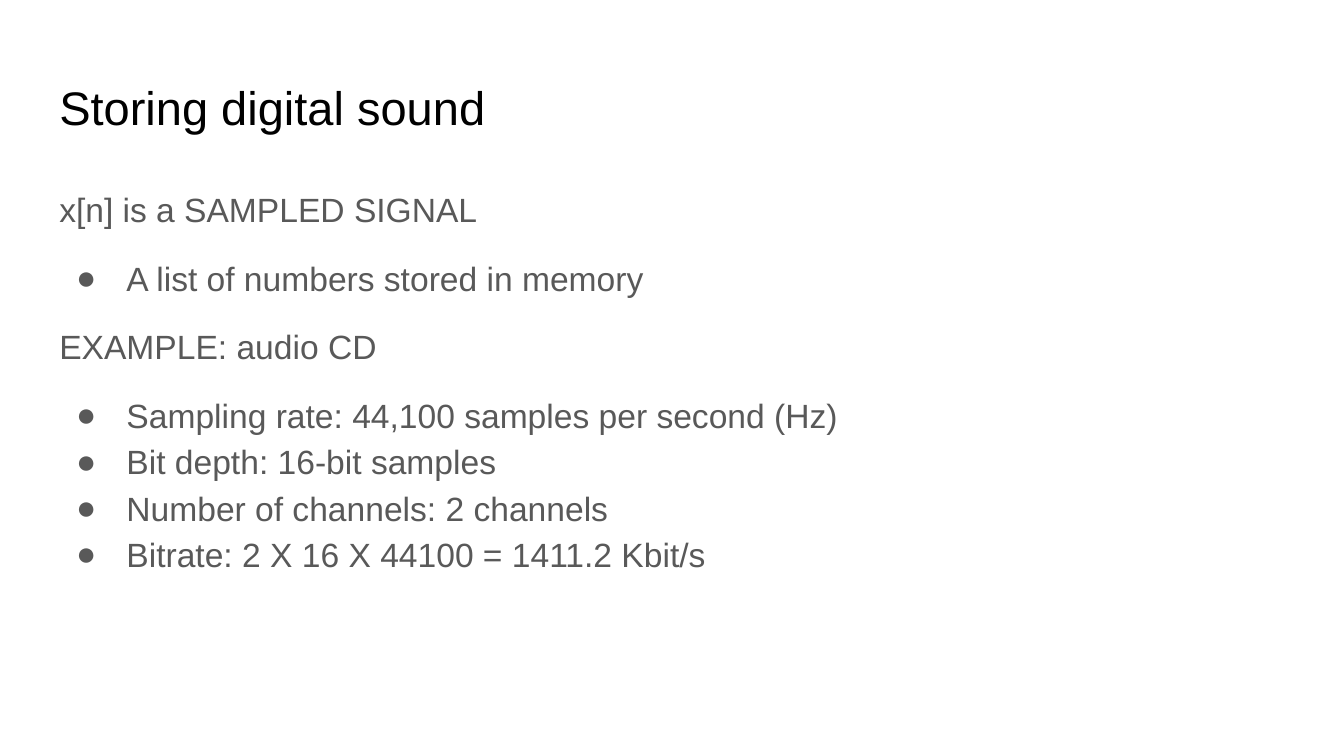
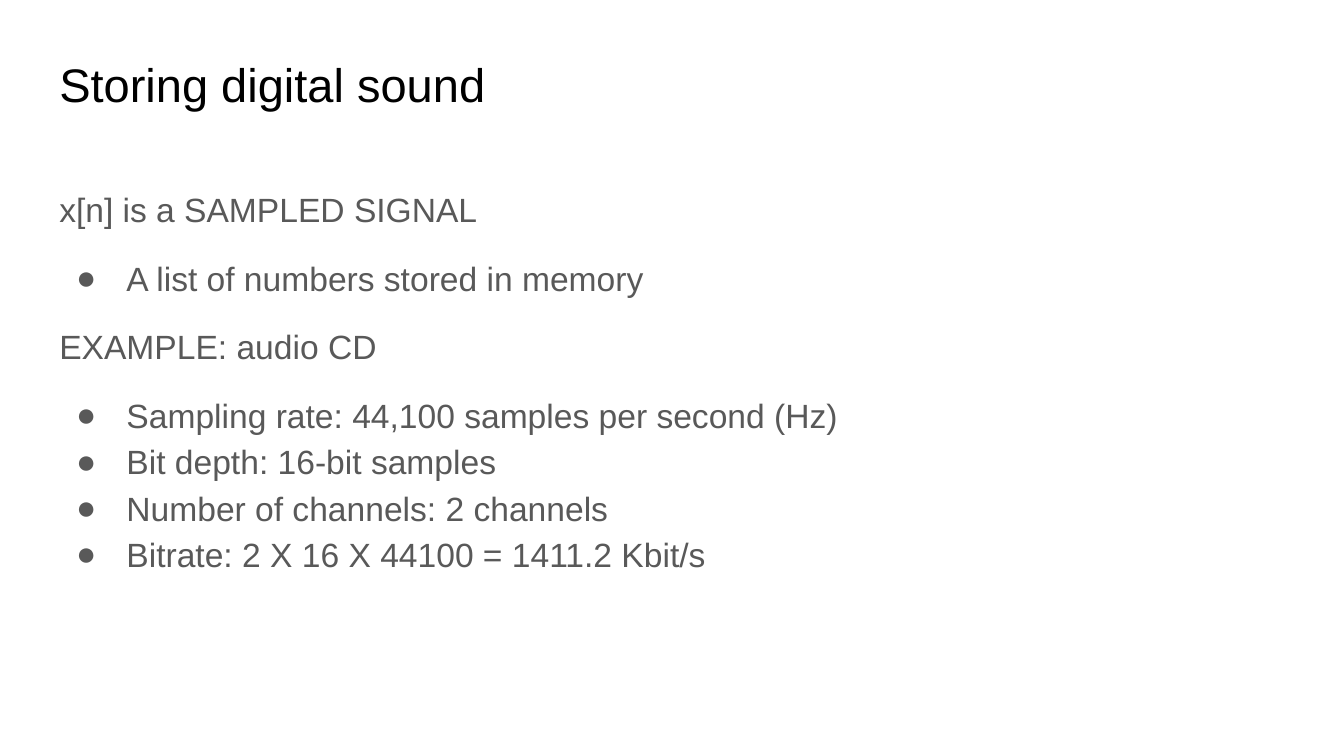
Before and after one commit to xserra/audio-coding-materials, a slide deck: slide 4 of lectures/1. Introduction to audio coding.pptx. Drawn at 1344x756 pixels with LibreOffice and Linux fonts; fonts in the diff are those of the drawing. Boxes give left, top, right and bottom in pixels: in the first picture for what was removed or moved away, otherwise in the second. Text is boxed around its words. In the diff, an @@ line names an element or a change of style, - is before the commit and + after.

```diff
--- a/lectures/1. Introduction to audio coding.pptx
+++ b/lectures/1. Introduction to audio coding.pptx
@@ title "Storing digital sound": place and size @@
-title "Storing digital sound" at (59,91,485,134)
+title "Storing digital sound" at (59,68,485,111)
```
Also in this commit, not shown: 3 other slides changed, 1 slide added, 1 other file.
